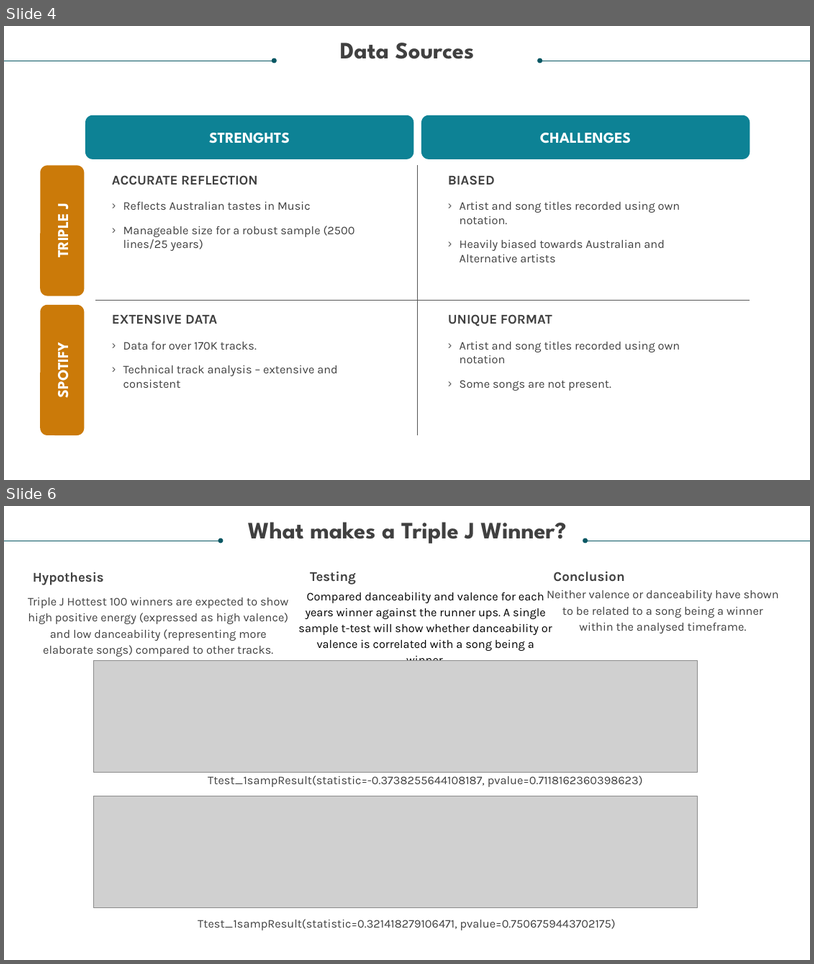
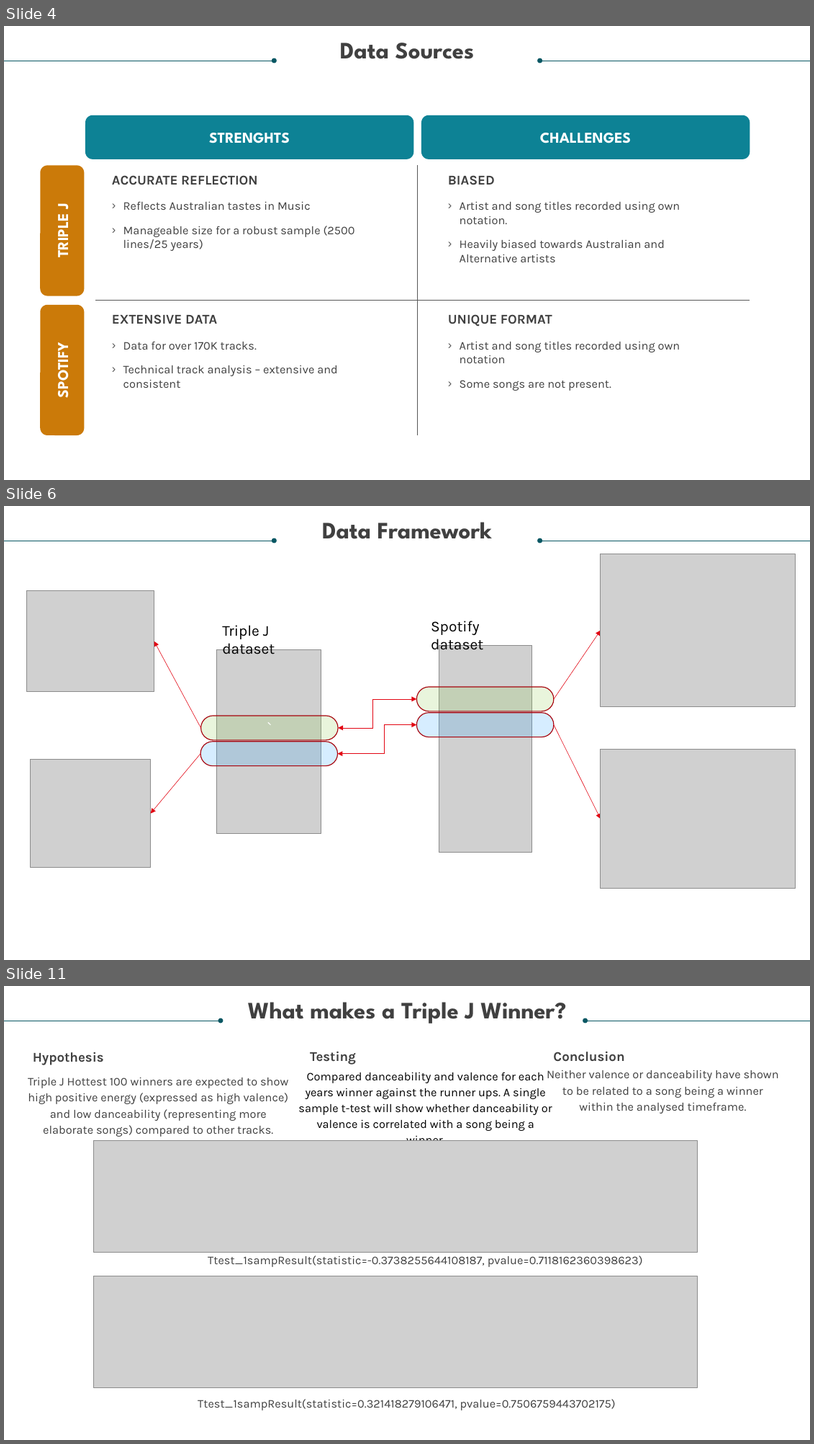
Before and after one commit to relaernu/project_1, a slide deck: Dancing Through The Decades - Final Draft.pptx. Shown one above the other, each under a label of ours: slides 4 and 6 before the commit, slides 4, 6 and 11 after it; the slides between them are not shown. The pictures are 814x964 and 814x1444 pixels, drawn with LibreOffice and Linux fonts; fonts in the diff are those of the drawing; grey boxes stand for pictures. Boxes give left, top, right and bottom in pixels: in the first picture for what was removed or moved away, otherwise in the second. Text is boxed around its words. In the diff, an @@ line names an element or a change of style, - is before the commit and + after.

```diff
--- a/Dancing Through The Decades - Final Draft.pptx
+++ b/Dancing Through The Decades - Final Draft.pptx
@@ slide 6 added at box(4, 506, 810, 960), background #FFFFFF @@
@@ text added at box(322, 522, 492, 539), 28 pt, text #404040, bold @@
+Data Framework
@@ arrow added from (4, 541) to (275, 541), #085764 0.5 pt @@
@@ arrow added from (810, 541) to (540, 541), #085764 0.5 pt @@
@@ picture added at box(601, 554, 796, 707) @@
@@ picture added at box(27, 591, 154, 692) @@
@@ text added at box(222, 625, 275, 654), 18 pt, text #000000 @@
+Triple J dataset
@@ text added at box(431, 620, 484, 654), 18 pt, text #000000 @@
+Spotify dataset
@@ arrow added from (554, 699) to (601, 630), #E20613 0.5 pt @@
@@ arrow added from (201, 728) to (154, 641), #E20613 0.5 pt @@
@@ picture added at box(216, 649, 321, 834) @@
@@ picture added at box(439, 646, 532, 852) @@
@@ elbow double arrow added from (339, 728) to (417, 699), #E20613 0.5 pt @@
@@ rounded rectangle added at box(417, 687, 555, 711), fill #92D050 at 20% opacity, outline #A7040E 1 pt @@
@@ rounded rectangle added at box(201, 716, 339, 739), fill #92D050 at 20% opacity, outline #A7040E 1 pt, 18 pt, text #FFFFFF @@
+`
@@ rounded rectangle added at box(417, 713, 555, 736), fill #32A9FF at 20% opacity, outline #A7040E 1 pt @@
@@ rounded rectangle added at box(201, 741, 338, 765), fill #32A9FF at 20% opacity, outline #A7040E 1 pt @@
@@ elbow double arrow added from (338, 754) to (417, 725), #E20613 0.5 pt @@
@@ arrow added from (554, 725) to (601, 818), #E20613 0.5 pt @@
@@ picture added at box(31, 759, 151, 867) @@
@@ arrow added from (201, 754) to (150, 813), #E20613 0.5 pt @@
@@ picture added at box(601, 749, 796, 888) @@
@@ what was slide 6 is now slide 11 @@
```
Also in this commit, not shown: 1 slide changed, 4 other slides added, 1 other file.
